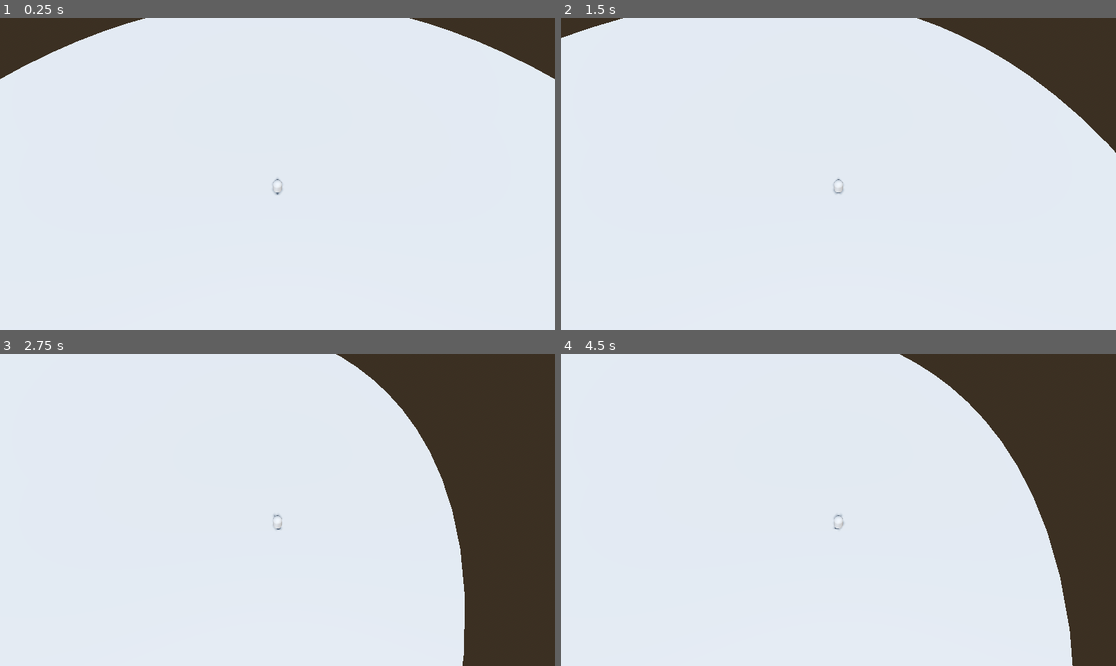
Above: before the commit, frames 1-4 (two rows, left to right).
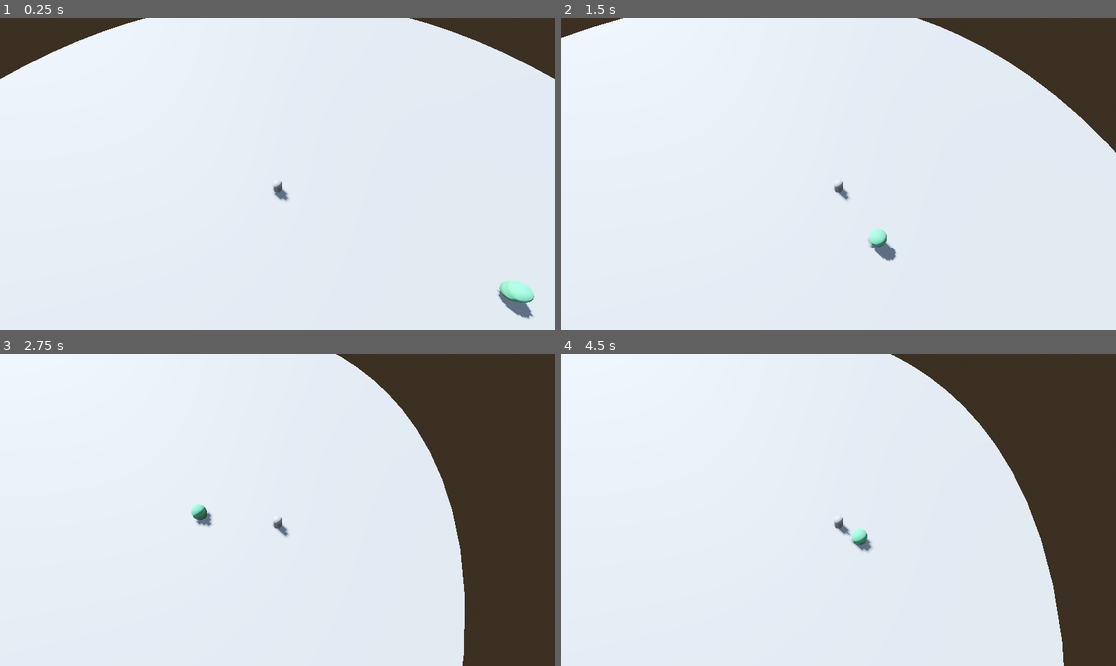
Above: after the commit, the same moments.

Repository: NineSama/Creamy
Game: Godot game, scene res://main.tscn
Two runs of this game, one before a commit and one after it. Both use one fixed random seed, a clock stepped at 60 frames per second and the inputs below.
Inputs:
- Up to frame 1 (0.25 s): no input
- Up to frame 2 (1.5 s): hold D (move_right) 0.53-1.28 s; tap W (move_front) at 0.6, 1.35 s; hold S (move_back) from 1.28 s (still down)
- Up to frame 3 (2.75 s): release S (move_back) at 2.03 s; hold D (move_right) from 2.03 s (still down); tap W (move_front) at 2.1 s
- Up to frame 4 (4.5 s): tap W (move_front) at 2.85, 3.6, 4.35 s; release D (move_right) at 3.53 s; hold A (move_left) from 3.53 s (still down)

The runs differ from the first frame. In frame 1, 0.7% of the frame differs, in the area x 49-97%, y 51-97%; in frame 2, 0.4%; in frame 3, 0.3%; in frame 4, 1.8%, in the area x 49-93%, y 0-100%.

Commit message:
added red, signal for body entered() and chase state

Diff:
--- a/main.tscn
+++ b/main.tscn
@@ -1,6 +1,7 @@
 [gd_scene format=3 uid="uid://becgdypu0jdt"]
 
 [ext_resource type="PackedScene" uid="uid://d1w5ccem33kle" path="res://scenes/player/player.tscn" id="2_0xm2m"]
+[ext_resource type="PackedScene" uid="uid://k5iqnlf76y1p" path="res://scenes/enemies/mob/red.tscn" id="2_h2yge"]
 
 [sub_resource type="ProceduralSkyMaterial" id="ProceduralSkyMaterial_ig7tw"]
 sky_horizon_color = Color(0.66224277, 0.6717428, 0.6867428, 1)
@@ -45,5 +46,8 @@
 transform = Transform3D(1, 0, 0, 0, 0.49999997, 0.86602545, 0, -0.86602545, 0.49999997, 0, 20, 10)
 
 [node name="DirectionalLight3D" type="DirectionalLight3D" parent="." unique_id=1150992450]
-transform = Transform3D(0.70710677, 0.70710677, 0, -0.49999997, 0.49999997, 0.70710677, 0.49999997, -0.49999997, 0.70710677, 50, 10, 0)
+transform = Transform3D(-0.7071067, 0.49999994, -0.49999994, 0, 0.7071067, 0.7071067, 0.7071067, 0.49999994, -0.49999994, 50, 10, 0)
 shadow_enabled = true
+
+[node name="Red" parent="." unique_id=111143776 instance=ExtResource("2_h2yge")]
+transform = Transform3D(1, 0, 0, 0, 1, 0, 0, 0, 1, 20, 1, 10)
--- a/scenes/enemies/mob/red.tscn
+++ b/scenes/enemies/mob/red.tscn
@@ -1,7 +1,34 @@
 [gd_scene format=3 uid="uid://k5iqnlf76y1p"]
 
+[ext_resource type="Script" uid="uid://cfc32rsqbiiqi" path="res://scripts/enemies/mob/red.gd" id="1_1diin"]
+
+[sub_resource type="CapsuleShape3D" id="CapsuleShape3D_55dqg"]
+radius = 0.8
+
+[sub_resource type="StandardMaterial3D" id="StandardMaterial3D_55dqg"]
+albedo_color = Color(0.36741436, 0.6361756, 0.48819035, 1)
+
+[sub_resource type="CapsuleMesh" id="CapsuleMesh_55dqg"]
+material = SubResource("StandardMaterial3D_55dqg")
+radius = 0.8
+
+[sub_resource type="SphereShape3D" id="SphereShape3D_55dqg"]
+radius = 15.0
+
 [node name="Red" type="CharacterBody3D" unique_id=111143776]
+script = ExtResource("1_1diin")
 
 [node name="CollisionShape3D" type="CollisionShape3D" parent="." unique_id=719712098]
+shape = SubResource("CapsuleShape3D_55dqg")
 
 [node name="MeshInstance3D" type="MeshInstance3D" parent="." unique_id=1155479441]
+mesh = SubResource("CapsuleMesh_55dqg")
+
+[node name="Aggro_range" type="Area3D" parent="." unique_id=706829370]
+
+[node name="CollisionShape3D" type="CollisionShape3D" parent="Aggro_range" unique_id=67026283]
+shape = SubResource("SphereShape3D_55dqg")
+
+[node name="attack_cd" type="Timer" parent="." unique_id=1128209323]
+
+[connection signal="body_entered" from="Aggro_range" to="." method="_on_aggro_range_body_entered"]
--- a/scenes/player/player.tscn
+++ b/scenes/player/player.tscn
@@ -6,7 +6,7 @@
 
 [sub_resource type="CapsuleMesh" id="CapsuleMesh_x7p2l"]
 
-[node name="Player" type="CharacterBody3D" unique_id=1114295025]
+[node name="Player" type="CharacterBody3D" unique_id=1114295025 groups=["player"]]
 script = ExtResource("1_8afob")
 
 [node name="CollisionShape3D" type="CollisionShape3D" parent="." unique_id=1861735591]
--- /dev/null
+++ b/scripts/enemies/mob/red.gd
@@ -0,0 +1,63 @@
+extends CharacterBody3D
+
+enum State {
+	IDLE,
+	CHASE
+}
+
+# --- Config ---
+@export var gravity: float = -9.8
+var current_state = State.IDLE
+var player: Node3D
+
+# --- Red Config ---
+var move_speed: float = 7.0
+var max_hp: float = 100.0
+var current_hp: float = 100.0
+var attack_range: float = 2.0
+var attack_damage: float = 10.0
+var can_attack: bool = true
+
+func _physics_process(delta: float) -> void:
+	match current_state:
+		State.IDLE:
+			velocity = Vector3.ZERO
+		State.CHASE:
+			chase_player(delta)
+	move_and_slide()
+
+func chase_player(delta: float):
+	print("player : ", player)
+	if not player:
+		return
+
+	var direction = player.global_transform.origin - global_transform.origin
+	var distance = direction.length()
+
+	if distance > attack_range:
+		direction = direction.normalized()
+		velocity = direction * move_speed
+	else:
+		velocity = Vector3.ZERO
+		attack_player()
+	# Gravity on spawn
+	if not is_on_floor():
+		velocity.y += delta * gravity
+
+func attack_player():
+	if not can_attack or not player:
+		return
+	if player.has_method("take_damage"):
+		player.take_damage(attack_damage)
+
+	# Attack Cooldown
+	can_attack = false
+	$attack_cd.start()
+	await $attack_cd.timeout
+	can_attack = true
+
+func _on_aggro_range_body_entered(body: Node3D) -> void:
+	if body.is_in_group("player"):
+		print("body entered")
+		player = body
+		current_state = State.CHASE
Not shown, added: scripts/enemies/mob/red.gd.uid
